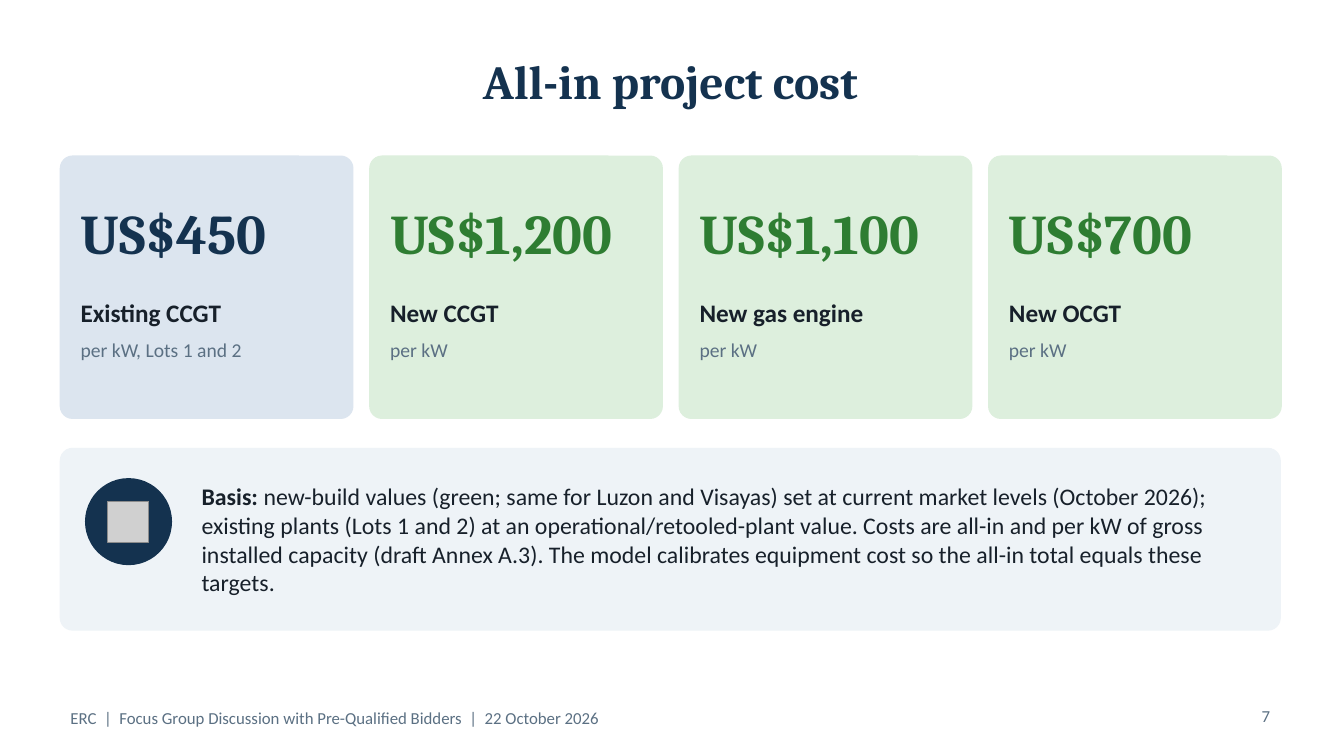
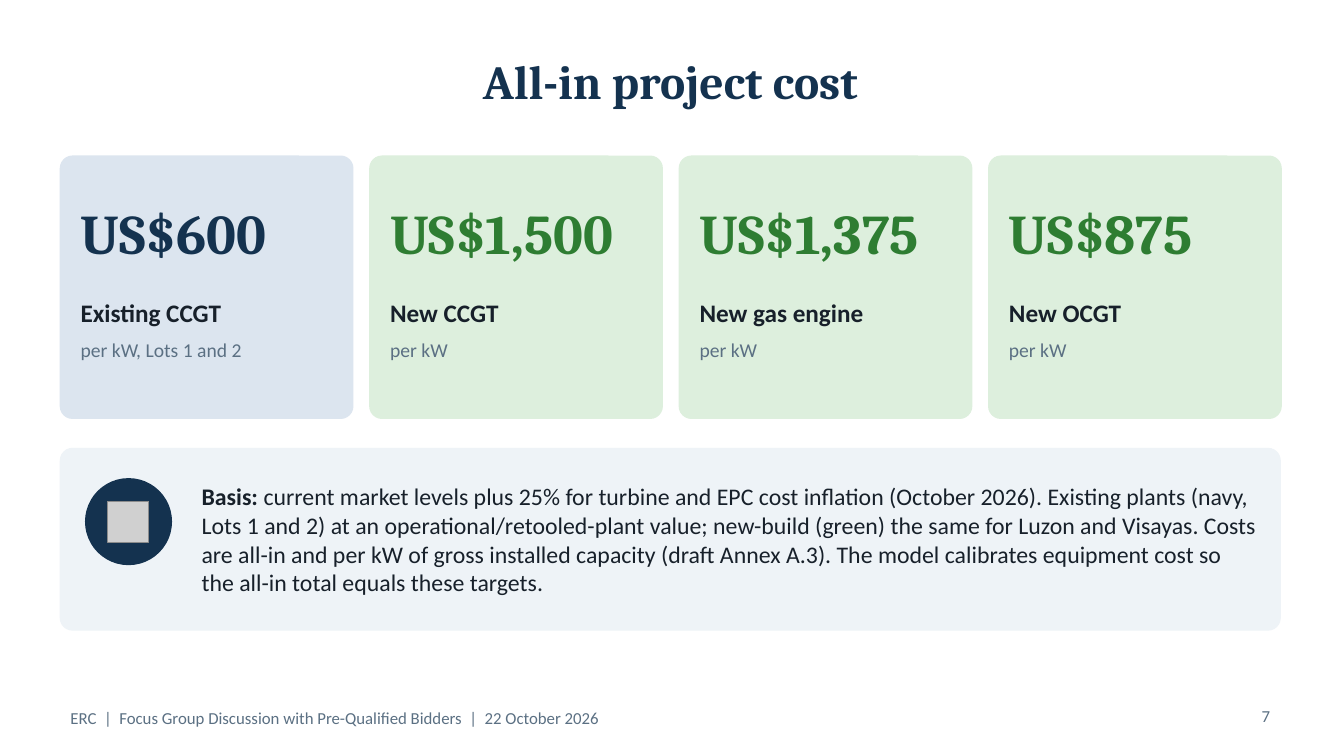
Before and after one commit to polyphase123/Midmerit, a slide deck: slide 7 of ERC_FGD_Model_Assumptions.pptx. Drawn at 1344x756 pixels with LibreOffice and Linux fonts; fonts in the diff are those of the drawing; grey boxes stand for pictures. Boxes give left, top, right and bottom in pixels: in the first picture for what was removed or moved away, otherwise in the second. Text is boxed around its words. In the diff, an @@ line names an element or a change of style, - is before the commit and + after.

```diff
--- a/ERC_FGD_Model_Assumptions.pptx
+++ b/ERC_FGD_Model_Assumptions.pptx
@@ text at [81, 212, 266, 258]: text changed @@
-US$450
+US$600
@@ text at [390, 212, 613, 262]: text changed @@
-US$1,200
+US$1,500
@@ text at [700, 212, 920, 262]: text changed @@
-US$1,100
+US$1,375
@@ text at [1009, 212, 1193, 258]: text changed @@
-US$700
+US$875
@@ text at [202, 488, 1256, 595]: text changed @@
-Basis: new-build values (green; same for Luzon and Visayas) set at current market levels (October 2026); existing plants (Lots 1 and 2) at an operational/retooled-plant value. Costs are all-in and per kW of gross installed capacity (draft Annex A.3). The model calibrates equipment cost so the all-in total equals these targets.
+Basis: current market levels plus 25% for turbine and EPC cost inflation (October 2026). Existing plants (navy, Lots 1 and 2) at an operational/retooled-plant value; new-build (green) the same for Luzon and Visayas. Costs are all-in and per kW of gross installed capacity (draft Annex A.3). The model calibrates equipment cost so the all-in total equals these targets.
```
Also in this commit, not shown: 11 other slides changed, 1 slide added, 25 other files.
